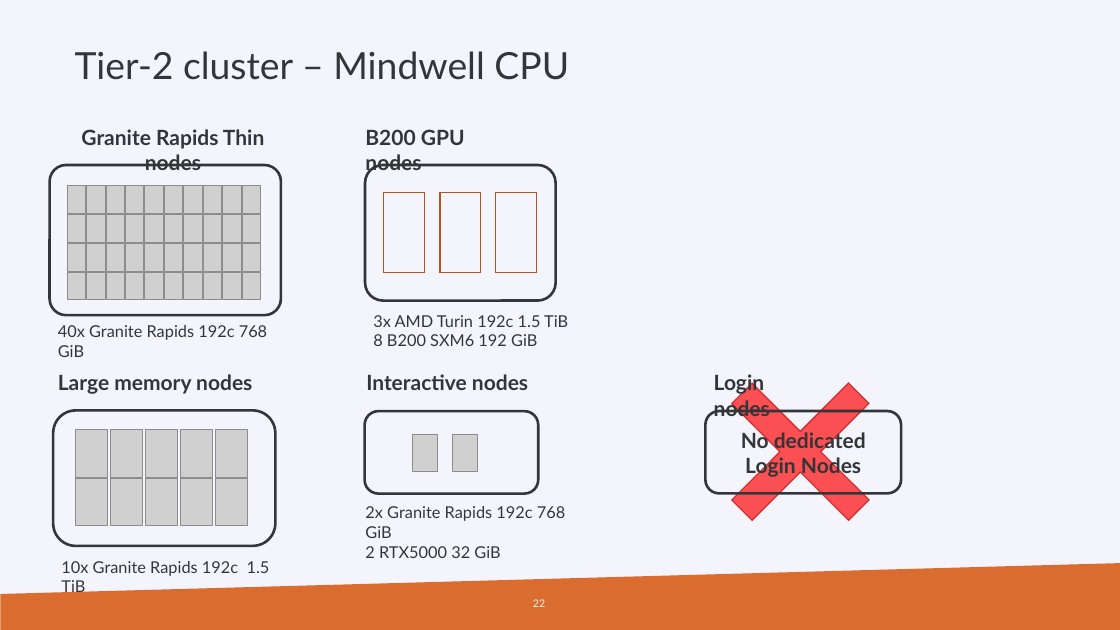
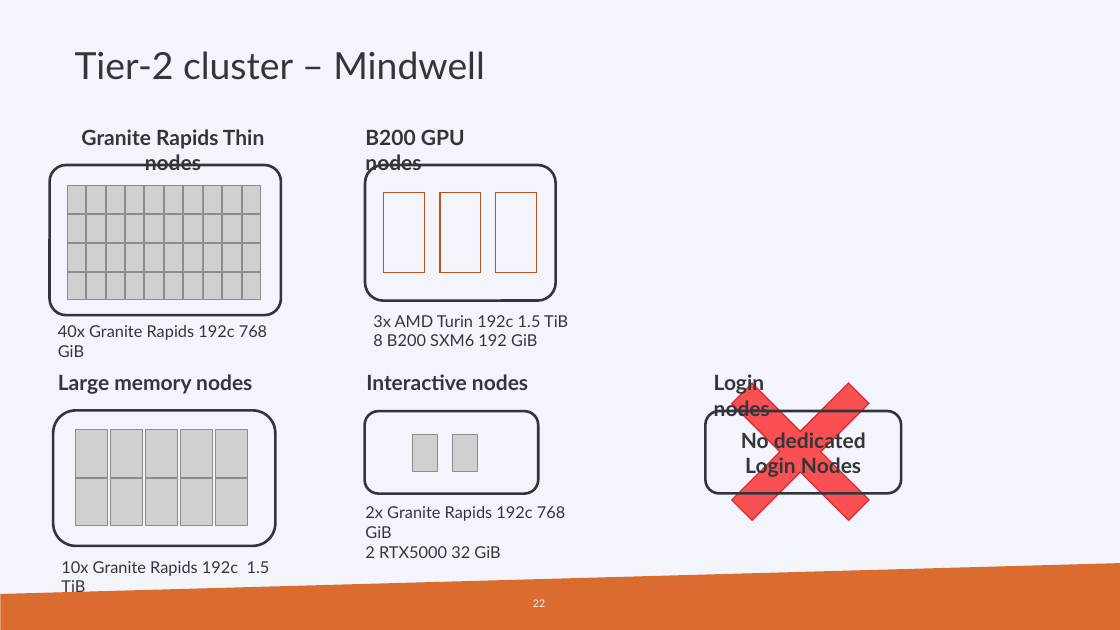
Before and after one commit to hpcleuven/HPC-intro, a slide deck: slide 22 of HPCintro.pptx. Drawn at 1120x630 pixels with LibreOffice and Linux fonts; fonts in the diff are those of the drawing; grey boxes stand for pictures; background and template pictures are left out. Boxes give left, top, right and bottom in pixels: in the first picture for what was removed or moved away, otherwise in the second. Text is boxed around its words. In the diff, an @@ line names an element or a change of style, - is before the commit and + after.

Commit message:
Welcoming Mindwell

```diff
--- a/HPCintro.pptx
+++ b/HPCintro.pptx
@@ text at [75, 51, 485, 80]: text changed @@
-Tier-2 cluster – Mindwell CPU
+Tier-2 cluster – Mindwell
```
Also in this commit, not shown: 14 other slides changed, 1 slide added, 2 slides removed.
